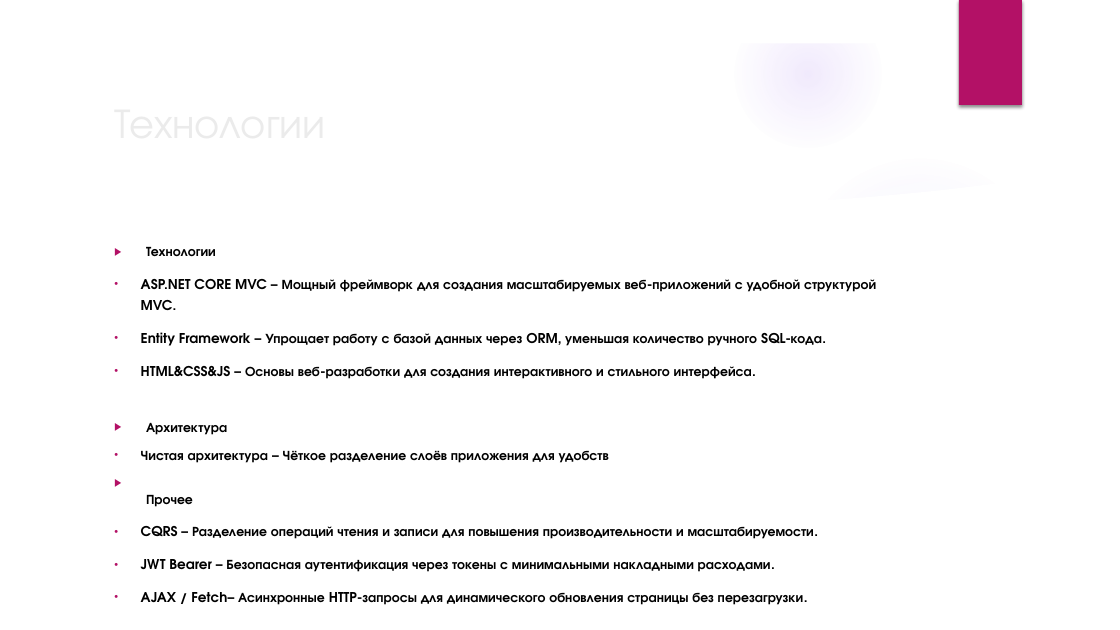
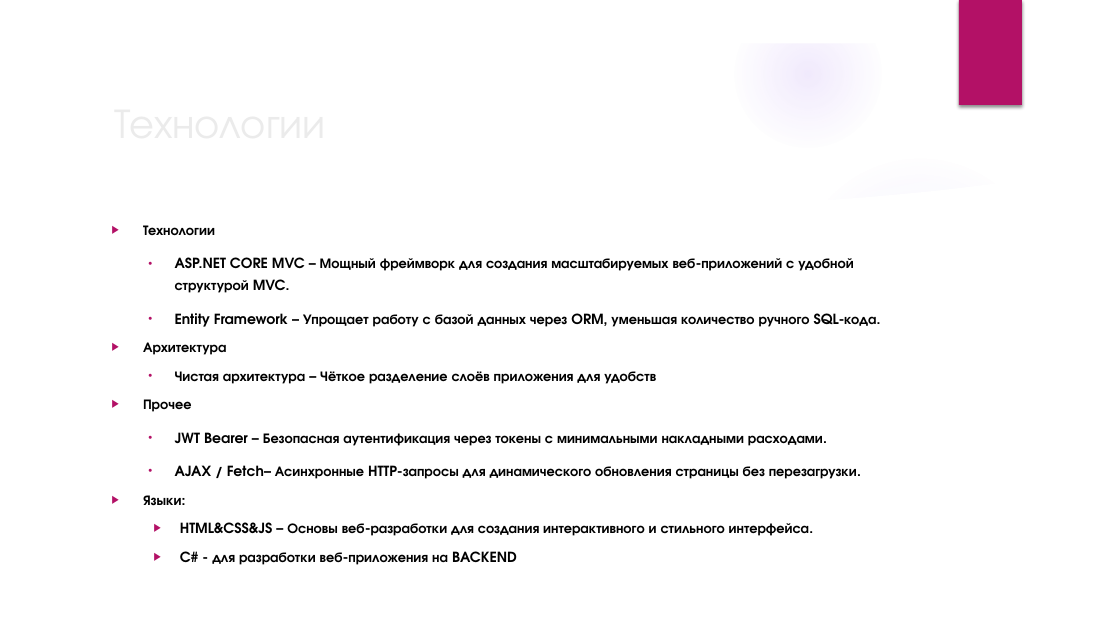
Before and after one commit to huml1k/Semsetr_ORIS_BE, a slide deck: slide 5 of FASTKART.pptx (slide 3 before the commit). Drawn at 1120x630 pixels with LibreOffice and Linux fonts; fonts in the diff are those of the drawing; background and template pictures are left out. Boxes give left, top, right and bottom in pixels: in the first picture for what was removed or moved away, otherwise in the second. Text is boxed around its words. In the diff, an @@ line names an element or a change of style, - is before the commit and + after.

```diff
--- a/FASTKART.pptx
+++ b/FASTKART.pptx
@@ text "Технологии": place and size @@
-text "Технологии" at (141,247,876,605)
+text "Технологии" at (143,225,876,565)
@@ text at (143,225,876,479): size 11.6 to 12 pt in "Технологии", "ASP.NET CORE MVC – Мощный фреймворк для ...", "Entity Framework – Упрощает работу с базой ...", "Архитектура" and 4 more places; list level 1 to 2 in "ASP.NET CORE MVC – Мощный ..."; list level 1 to 2 in "Entity Framework – Упрощает работу ..."; list level 1 to 2 in "Чистая архитектура – Чёткое разделение ..."; list level 1 to 2 in "JWT Bearer – Безопасная аутентификация ..."; list level 1 to 2 in "AJAX / Fetch– Асинхронные HTTP-запросы ..." @@
@@ text at (141,366,752,379): paragraph removed @@
-• HTML&CSS&JS – Основы веб-разработки для создания интерактивного и стильного интерфейса.
@@ text at (143,495,809,565): paragraphs added @@
+▶ Языки:
+  ▶ HTML&CSS&JS – Основы веб-разработки для создания интерактивного и стильного интерфейса.
+  ▶ C# - для разработки веб-приложения на BACKEND
@@ text at (141,526,814,539): paragraph removed @@
-• CQRS – Разделение операций чтения и записи для повышения производительности и масштабируемости.
```
Also in this commit, not shown: 2 other slides changed, 2 slides added.
